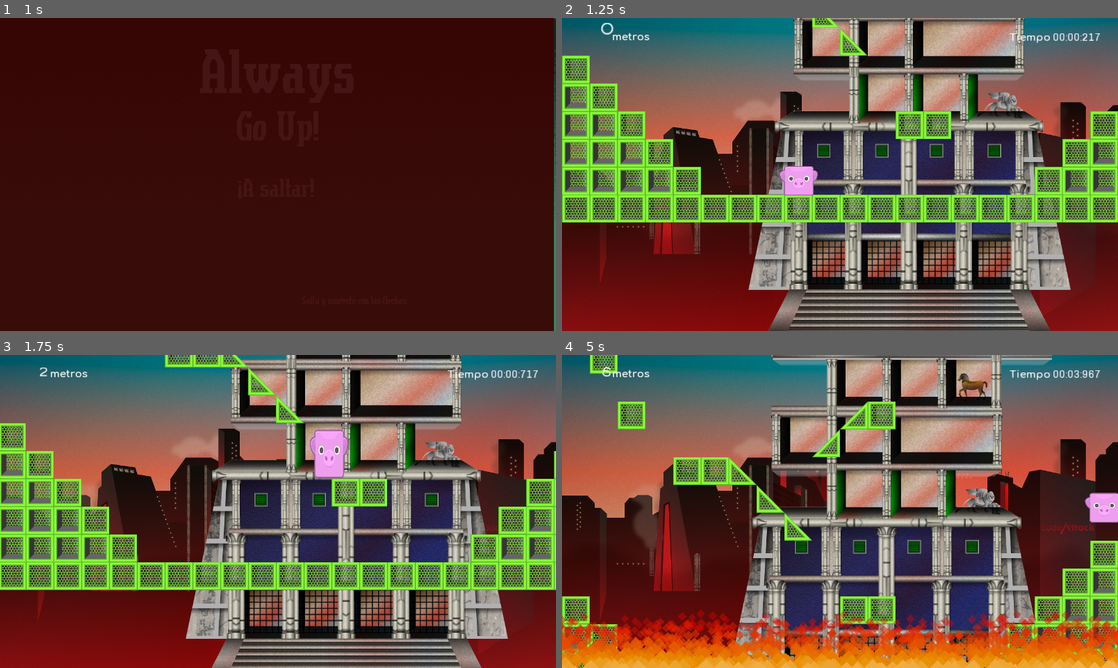
Above: before the commit, frames 1-4 (two rows, left to right).
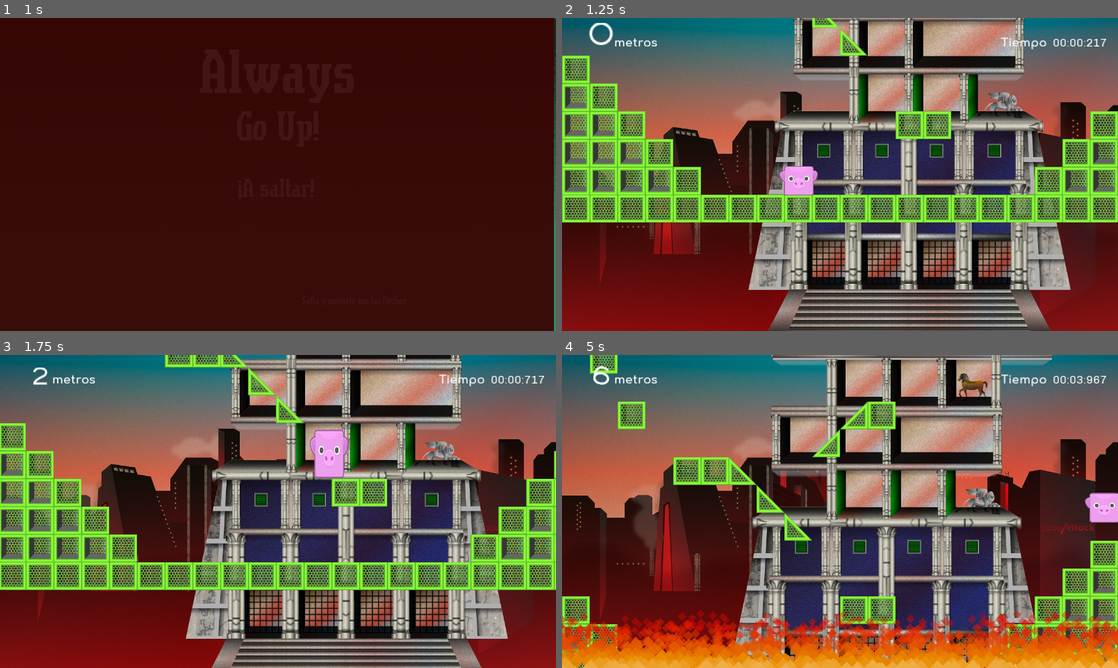
Above: after the commit, the same moments.

Repository: codeattack-medialab/AlwaysGoUp
Game: Godot game, scene res://Start.tscn
Same seed, same stepped clock (60 frames per second), same inputs: the game is played once before the commit and once after it.
Inputs:
- Up to frame 1 (1 s): click "¡A saltar!" at 0.5 s
- Up to frame 2 (1.25 s): no input
- Up to frame 3 (1.75 s): tap Enter (start) at 1.25, 1.35 s; hold Right (move_right) from 1.28 s (still down); tap Up (jump) at 1.52 s
- Up to frame 4 (5 s): tap Enter (start) every 0.75 s from 2.1 to 4.35 s; tap Up (jump) at 2.27, 3.77, 4.52 s; release Right (move_right) at 2.78 s; hold Left (move_left) 2.78-3.53 s; hold Right (move_right) from 3.53 s (still down)

Frame 1 is identical in both runs. In frame 2, 0.7% of the frame differs, in the area x 4-98%, y 1-10%; in frame 3, 0.6%; in frame 4, 0.7%.

Commit message:
Improve HUD with bigger size
Now the HUD elements are easier to see, the animations are more visible too.

Diff:
--- a/HUD.tscn
+++ b/HUD.tscn
@@ -16,6 +16,9 @@
 scale = Vector2( 1, 1 )
 transform = Transform2D( 1, 0, 0, 1, 0, 0 )
 script = ExtResource( 1 )
+__meta__ = {
+"_edit_horizontal_guides_": [ 70.0155 ]
+}
 
 [node name="Control" type="Control" parent="." index="0"]
 
@@ -48,10 +51,10 @@
 anchor_top = 0.0
 anchor_right = 0.0
 anchor_bottom = 0.0
-margin_left = 40.0
-margin_top = 28.0
-margin_right = 110.0
-margin_bottom = 61.0
+margin_left = 35.0
+margin_top = 25.0
+margin_right = 105.0
+margin_bottom = 88.0
 rect_pivot_offset = Vector2( 35, 16.5 )
 rect_clip_content = true
 mouse_filter = 2
@@ -59,13 +62,16 @@
 size_flags_horizontal = 2
 size_flags_vertical = 4
 custom_fonts/font = ExtResource( 3 )
-text = "1234"
+text = "49"
 align = 2
 percent_visible = 1.0
 lines_skipped = 0
 max_lines_visible = -1
 script = ExtResource( 4 )
 _sections_unfolded = [ "Margin", "Rect", "Size Flags", "custom_fonts" ]
+__meta__ = {
+"_edit_lock_": true
+}
 
 [node name="UnitLabel" type="Label" parent="Control" index="2"]
 
@@ -73,10 +79,10 @@
 anchor_top = 0.0
 anchor_right = 0.0
 anchor_bottom = 0.0
-margin_left = 115.0
-margin_top = 29.0
-margin_right = 204.0
-margin_bottom = 57.0
+margin_left = 120.0
+margin_top = 42.0
+margin_right = 222.0
+margin_bottom = 74.0
 rect_pivot_offset = Vector2( 0, 0 )
 rect_clip_content = false
 mouse_filter = 2
@@ -89,6 +95,9 @@
 lines_skipped = 0
 max_lines_visible = -1
 _sections_unfolded = [ "Margin", "Rect", "Size Flags", "custom_fonts" ]
+__meta__ = {
+"_edit_lock_": true
+}
 
 [node name="TimeLabel" type="Label" parent="Control" index="3"]
 
@@ -96,10 +105,10 @@
 anchor_top = 0.0
 anchor_right = 0.0
 anchor_bottom = 0.0
-margin_left = 1030.0
-margin_top = 30.0
-margin_right = 1131.0
-margin_bottom = 58.0
+margin_left = 1010.0
+margin_top = 42.0
+margin_right = 1127.0
+margin_bottom = 74.0
 rect_pivot_offset = Vector2( 0, 0 )
 rect_clip_content = false
 mouse_filter = 2
@@ -112,6 +121,9 @@
 lines_skipped = 0
 max_lines_visible = -1
 _sections_unfolded = [ "Rect", "Size Flags", "custom_fonts" ]
+__meta__ = {
+"_edit_lock_": true
+}
 
 [node name="Stopwatch" type="Label" parent="Control" index="4"]
 
@@ -120,9 +132,9 @@
 anchor_right = 1.0
 anchor_bottom = 0.5
 margin_left = -150.0
-margin_top = 30.0
+margin_top = 40.0
 margin_right = -10.0
-margin_bottom = 58.0
+margin_bottom = 73.0
 rect_min_size = Vector2( 140, 0 )
 rect_pivot_offset = Vector2( 0, 0 )
 rect_clip_content = false
@@ -139,6 +151,9 @@
 max_lines_visible = -1
 script = ExtResource( 7 )
 _sections_unfolded = [ "Grow Direction", "Rect", "Size Flags", "custom_fonts" ]
+__meta__ = {
+"_edit_lock_": true
+}
 
 [connection signal="height_change" from="." to="Control/ScoreInMeters" method="_on_HUD_height_change"]
 
--- a/UI/Fonts/Chivo-Regular.DynamicFont.tres
+++ b/UI/Fonts/Chivo-Regular.DynamicFont.tres
@@ -4,7 +4,7 @@
 
 [resource]
 
-size = 23
+size = 27
 use_mipmaps = false
 use_filter = true
 font_data = ExtResource( 1 )
--- a/UI/Fonts/Comfortaa-Bold.DynamicFont.tres
+++ b/UI/Fonts/Comfortaa-Bold.DynamicFont.tres
@@ -4,7 +4,7 @@
 
 [resource]
 
-size = 24
+size = 28
 use_mipmaps = false
 use_filter = true
 font_data = ExtResource( 1 )
--- a/UI/Fonts/Serreria-Sobria.DynamicFont.tres
+++ b/UI/Fonts/Serreria-Sobria.DynamicFont.tres
@@ -4,7 +4,7 @@
 
 [resource]
 
-size = 26
+size = 50
 use_mipmaps = false
 use_filter = true
 extra_spacing_char = 2
